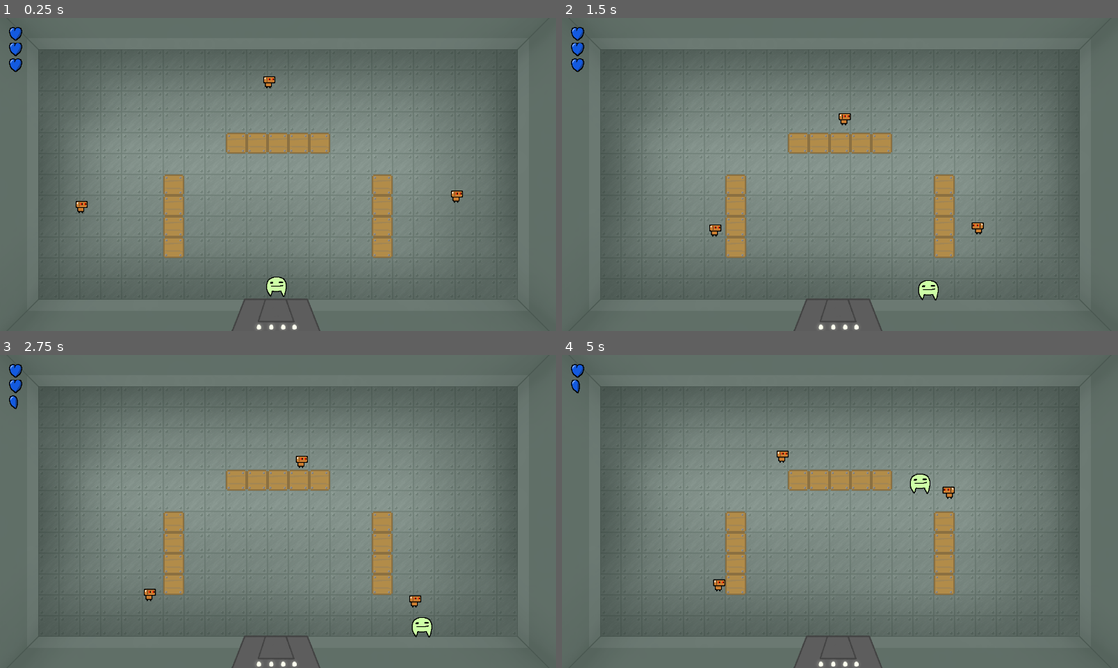
Above: before the commit, frames 1-4 (two rows, left to right).
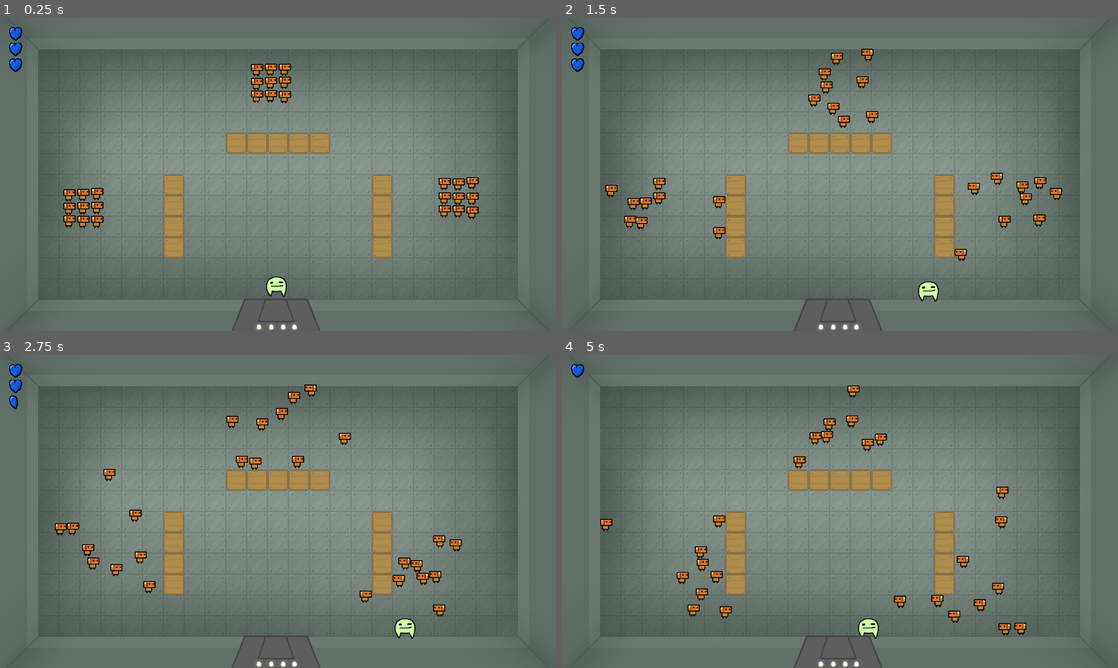
Above: after the commit, the same moments.

Repository: actually-reb/fenrir-2020
Game: Godot game, scene res://scene/Main.tscn
Two runs of this game, one before a commit and one after it. Both use one fixed random seed, a clock stepped at 60 frames per second and the inputs below.
Inputs (mouse positions are in pixels of both pictures, inside the frame that each line leads up to):
- Up to frame 1 (0.25 s): no input
- Up to frame 2 (1.5 s): move the mouse to (962, 158) at 0.52 s; hold D (move_right) 0.53-1.28 s; click (962, 158) at 0.67 s; move the mouse to (728, 190) at 1.27 s; hold S (move_down) from 1.28 s (still down)
- Up to frame 3 (2.75 s): move the mouse to (333, 442) at 2.02 s; release S (move_down) at 2.03 s; hold D (move_right) from 2.03 s (still down)
- Up to frame 4 (5 s): move the mouse to (812, 574) at 2.77 s; release D (move_right) at 2.78 s; hold W (move_up) 2.78-3.53 s; click (812, 574) at 2.92 s; move the mouse to (1006, 558) at 3.52 s; hold A (move_left) from 3.53 s (still down); move the mouse to (673, 464) at 4.27 s

The runs differ from the first frame. In frame 1, 1.9% of the frame differs, in the area x 11-87%, y 14-68%; in frame 2, 2.1%; in frame 3, 2.3%; in frame 4, 2.5%, in the area x 1-84%, y 7-91%.

Commit message:
room work

Diff:
--- a/entity/EnemySpawner.gd
+++ b/entity/EnemySpawner.gd
@@ -4,10 +4,11 @@
 
 func _ready():
 	var global = get_node("/root/Global")
-	spawn_tiny_robots(min(global.current_floor, 16))
+	#spawn_tiny_robots(min(global.current_floor, 16))
+	spawn_tiny_robots(9)
 
 func spawn_tiny_robots(num):
-	var space = 40
+	var space = 32
 	var width = ceil(sqrt(num)) * space
 	var x = -width / 2
 	var y = -width / 2
--- a/entity/EnemySpawner.tscn
+++ b/entity/EnemySpawner.tscn
@@ -4,3 +4,6 @@
 
 [node name="EnemySpawner" type="Position2D"]
 script = ExtResource( 1 )
+__meta__ = {
+"_gizmo_extents_": 48.0
+}
--- a/entity/MeleeAttack.gd
+++ b/entity/MeleeAttack.gd
@@ -17,4 +17,4 @@
 
 func _on_MeleeAttack_body_entered(body):
 	if body.is_in_group("enemy") and body.has_method("damage"):
-		body.damage(1, direction * 500)
+		body.damage(1, direction * 575)
--- a/entity/Player.tscn
+++ b/entity/Player.tscn
@@ -5,7 +5,7 @@
 [ext_resource path="res://sfx/woosh_sound001.wav" type="AudioStream" id=3]
 
 [sub_resource type="RectangleShape2D" id=1]
-extents = Vector2( 21.7398, 21.4688 )
+extents = Vector2( 16.1027, 18.2602 )
 
 [node name="Player" type="KinematicBody2D" groups=[
 "player",
@@ -16,7 +16,7 @@
 texture = ExtResource( 2 )
 
 [node name="CollisionShape2D" type="CollisionShape2D" parent="."]
-position = Vector2( 0.314987, -2.00272e-05 )
+position = Vector2( 0.502273, 0.936423 )
 shape = SubResource( 1 )
 
 [node name="InvulnTimer" type="Timer" parent="."]
--- a/floors/BaseFloor.tscn
+++ b/floors/BaseFloor.tscn
@@ -3,16 +3,16 @@
 [ext_resource path="res://sprite/floor.png" type="Texture" id=1]
 
 [sub_resource type="RectangleShape2D" id=1]
-extents = Vector2( 568.052, 23.6911 )
+extents = Vector2( 568.052, 144 )
 
 [sub_resource type="RectangleShape2D" id=2]
-extents = Vector2( 21.4123, 318.899 )
+extents = Vector2( 168, 600 )
 
 [sub_resource type="RectangleShape2D" id=3]
-extents = Vector2( 587.133, 23.6911 )
+extents = Vector2( 587.133, 168 )
 
 [sub_resource type="RectangleShape2D" id=4]
-extents = Vector2( 24.7797, 289.715 )
+extents = Vector2( 168, 600 )
 
 [node name="BaseFloor" type="Node2D"]
 z_index = -5
@@ -27,17 +27,17 @@
 centered = false
 
 [node name="CollisionShape2D" type="CollisionShape2D" parent="Floor"]
-position = Vector2( 645.416, 48.2659 )
+position = Vector2( 640, -72 )
 shape = SubResource( 1 )
 
 [node name="CollisionShape2D2" type="CollisionShape2D" parent="Floor"]
-position = Vector2( 66.2253, 363.678 )
+position = Vector2( -80, 384 )
 shape = SubResource( 2 )
 
 [node name="CollisionShape2D3" type="CollisionShape2D" parent="Floor"]
-position = Vector2( 644.293, 671.232 )
+position = Vector2( 640, 816 )
 shape = SubResource( 3 )
 
 [node name="CollisionShape2D4" type="CollisionShape2D" parent="Floor"]
-position = Vector2( 1216.75, 359.188 )
+position = Vector2( 1360, 384 )
 shape = SubResource( 4 )
--- /dev/null
+++ b/floors/designs/Floor2.tscn
@@ -0,0 +1,85 @@
+[gd_scene load_steps=4 format=2]
+
+[ext_resource path="res://entity/EnemySpawner.tscn" type="PackedScene" id=1]
+[ext_resource path="res://entity/Box.tscn" type="PackedScene" id=2]
+[ext_resource path="res://floors/BaseFloor.tscn" type="PackedScene" id=3]
+
+[node name="BaseFloor" instance=ExtResource( 3 )]
+
+[node name="Box" parent="." index="1" instance=ExtResource( 2 )]
+position = Vector2( 304, 240 )
+
+[node name="Box5" parent="." index="2" instance=ExtResource( 2 )]
+position = Vector2( 256, 240 )
+
+[node name="Box21" parent="." index="3" instance=ExtResource( 2 )]
+position = Vector2( 256, 432 )
+
+[node name="Box22" parent="." index="4" instance=ExtResource( 2 )]
+position = Vector2( 1024, 240 )
+
+[node name="Box23" parent="." index="5" instance=ExtResource( 2 )]
+position = Vector2( 1024, 432 )
+
+[node name="Box2" parent="." index="6" instance=ExtResource( 2 )]
+position = Vector2( 304, 432 )
+
+[node name="Box3" parent="." index="7" instance=ExtResource( 2 )]
+position = Vector2( 448, 480 )
+
+[node name="Box4" parent="." index="8" instance=ExtResource( 2 )]
+position = Vector2( 448, 192 )
+
+[node name="Box6" parent="." index="9" instance=ExtResource( 2 )]
+position = Vector2( 640, 432 )
+
+[node name="Box11" parent="." index="10" instance=ExtResource( 2 )]
+position = Vector2( 496, 480 )
+
+[node name="Box12" parent="." index="11" instance=ExtResource( 2 )]
+position = Vector2( 496, 192 )
+
+[node name="Box13" parent="." index="12" instance=ExtResource( 2 )]
+position = Vector2( 784, 192 )
+
+[node name="Box14" parent="." index="13" instance=ExtResource( 2 )]
+position = Vector2( 784, 480 )
+
+[node name="Box7" parent="." index="14" instance=ExtResource( 2 )]
+position = Vector2( 832, 480 )
+
+[node name="Box8" parent="." index="15" instance=ExtResource( 2 )]
+position = Vector2( 832, 192 )
+
+[node name="Box9" parent="." index="16" instance=ExtResource( 2 )]
+position = Vector2( 976, 240 )
+
+[node name="Box15" parent="." index="17" instance=ExtResource( 2 )]
+position = Vector2( 1024, 288 )
+
+[node name="Box16" parent="." index="18" instance=ExtResource( 2 )]
+position = Vector2( 1024, 336 )
+
+[node name="Box17" parent="." index="19" instance=ExtResource( 2 )]
+position = Vector2( 1024, 384 )
+
+[node name="Box18" parent="." index="20" instance=ExtResource( 2 )]
+position = Vector2( 256, 288 )
+
+[node name="Box19" parent="." index="21" instance=ExtResource( 2 )]
+position = Vector2( 256, 336 )
+
+[node name="Box20" parent="." index="22" instance=ExtResource( 2 )]
+position = Vector2( 256, 384 )
+
+[node name="Box10" parent="." index="23" instance=ExtResource( 2 )]
+position = Vector2( 976, 432 )
+
+[node name="EnemySpawner" parent="." index="24" instance=ExtResource( 1 )]
+position = Vector2( 208, 192 )
+
+[node name="EnemySpawner2" parent="." index="25" instance=ExtResource( 1 )]
+position = Vector2( 1072, 192 )
+
+[node name="EnemySpawner3" parent="." index="26" instance=ExtResource( 1 )]
+position = Vector2( 640, 192 )
--- /dev/null
+++ b/floors/designs/Floor3.tscn
@@ -0,0 +1,24 @@
+[gd_scene load_steps=4 format=2]
+
+[ext_resource path="res://entity/EnemySpawner.tscn" type="PackedScene" id=1]
+[ext_resource path="res://entity/Box.tscn" type="PackedScene" id=2]
+[ext_resource path="res://floors/BaseFloor.tscn" type="PackedScene" id=3]
+
+[node name="BaseFloor" instance=ExtResource( 3 )]
+
+[node name="Box" parent="." index="1" instance=ExtResource( 2 )]
+position = Vector2( 376, 360 )
+scale = Vector2( 6, 6 )
+
+[node name="Box2" parent="." index="2" instance=ExtResource( 2 )]
+position = Vector2( 904, 360 )
+scale = Vector2( 6, 6 )
+
+[node name="EnemySpawner" parent="." index="3" instance=ExtResource( 1 )]
+position = Vector2( 160, 312 )
+
+[node name="EnemySpawner3" parent="." index="4" instance=ExtResource( 1 )]
+position = Vector2( 640, 168 )
+
+[node name="EnemySpawner2" parent="." index="5" instance=ExtResource( 1 )]
+position = Vector2( 1120, 312 )
--- /dev/null
+++ b/floors/designs/Floor4.tscn
@@ -0,0 +1,79 @@
+[gd_scene load_steps=4 format=2]
+
+[ext_resource path="res://entity/EnemySpawner.tscn" type="PackedScene" id=1]
+[ext_resource path="res://entity/Box.tscn" type="PackedScene" id=2]
+[ext_resource path="res://floors/BaseFloor.tscn" type="PackedScene" id=3]
+
+[node name="BaseFloor" instance=ExtResource( 3 )]
+
+[node name="Box" parent="." index="1" instance=ExtResource( 2 )]
+position = Vector2( 352, 96 )
+
+[node name="Box2" parent="." index="2" instance=ExtResource( 2 )]
+position = Vector2( 352, 144 )
+
+[node name="Box3" parent="." index="3" instance=ExtResource( 2 )]
+position = Vector2( 352, 192 )
+
+[node name="Box4" parent="." index="4" instance=ExtResource( 2 )]
+position = Vector2( 352, 240 )
+
+[node name="Box5" parent="." index="5" instance=ExtResource( 2 )]
+position = Vector2( 352, 288 )
+
+[node name="Box6" parent="." index="6" instance=ExtResource( 2 )]
+position = Vector2( 352, 432 )
+
+[node name="Box7" parent="." index="7" instance=ExtResource( 2 )]
+position = Vector2( 352, 480 )
+
+[node name="Box8" parent="." index="8" instance=ExtResource( 2 )]
+position = Vector2( 352, 528 )
+
+[node name="Box9" parent="." index="9" instance=ExtResource( 2 )]
+position = Vector2( 352, 576 )
+
+[node name="Box10" parent="." index="10" instance=ExtResource( 2 )]
+position = Vector2( 352, 624 )
+
+[node name="Box11" parent="." index="11" instance=ExtResource( 2 )]
+position = Vector2( 928, 432 )
+
+[node name="Box12" parent="." index="12" instance=ExtResource( 2 )]
+position = Vector2( 928, 480 )
+
+[node name="Box13" parent="." index="13" instance=ExtResource( 2 )]
+position = Vector2( 928, 528 )
+
+[node name="Box14" parent="." index="14" instance=ExtResource( 2 )]
+position = Vector2( 928, 576 )
+
+[node name="Box15" parent="." index="15" instance=ExtResource( 2 )]
+position = Vector2( 928, 624 )
+
+[node name="Box16" parent="." index="16" instance=ExtResource( 2 )]
+position = Vector2( 928, 96 )
+
+[node name="Box17" parent="." index="17" instance=ExtResource( 2 )]
+position = Vector2( 928, 144 )
+
+[node name="Box18" parent="." index="18" instance=ExtResource( 2 )]
+position = Vector2( 928, 192 )
+
+[node name="Box19" parent="." index="19" instance=ExtResource( 2 )]
+position = Vector2( 928, 240 )
+
+[node name="Box20" parent="." index="20" instance=ExtResource( 2 )]
+position = Vector2( 928, 288 )
+
+[node name="EnemySpawner" parent="." index="21" instance=ExtResource( 1 )]
+position = Vector2( 208, 528 )
+
+[node name="EnemySpawner2" parent="." index="22" instance=ExtResource( 1 )]
+position = Vector2( 208, 192 )
+
+[node name="EnemySpawner3" parent="." index="23" instance=ExtResource( 1 )]
+position = Vector2( 1072, 192 )
+
+[node name="EnemySpawner4" parent="." index="24" instance=ExtResource( 1 )]
+position = Vector2( 1072, 528 )
--- /dev/null
+++ b/floors/designs/Floor5.tscn
@@ -0,0 +1,69 @@
+[gd_scene load_steps=4 format=2]
+
+[ext_resource path="res://floors/BaseFloor.tscn" type="PackedScene" id=1]
+[ext_resource path="res://entity/Box.tscn" type="PackedScene" id=2]
+[ext_resource path="res://entity/EnemySpawner.tscn" type="PackedScene" id=3]
+
+[node name="BaseFloor" instance=ExtResource( 1 )]
+
+[node name="Box" parent="." index="1" instance=ExtResource( 2 )]
+position = Vector2( 520, 192 )
+scale = Vector2( 5, 5 )
+
+[node name="Box2" parent="." index="2" instance=ExtResource( 2 )]
+position = Vector2( 760, 192 )
+scale = Vector2( 5, 5 )
+
+[node name="Box3" parent="." index="3" instance=ExtResource( 2 )]
+position = Vector2( 112, 432 )
+
+[node name="Box4" parent="." index="4" instance=ExtResource( 2 )]
+position = Vector2( 160, 432 )
+
+[node name="Box5" parent="." index="5" instance=ExtResource( 2 )]
+position = Vector2( 208, 432 )
+
+[node name="Box6" parent="." index="6" instance=ExtResource( 2 )]
+position = Vector2( 256, 432 )
+
+[node name="Box7" parent="." index="7" instance=ExtResource( 2 )]
+position = Vector2( 304, 432 )
+
+[node name="Box8" parent="." index="8" instance=ExtResource( 2 )]
+position = Vector2( 352, 432 )
+
+[node name="Box9" parent="." index="9" instance=ExtResource( 2 )]
+position = Vector2( 400, 432 )
+
+[node name="Box10" parent="." index="10" instance=ExtResource( 2 )]
+position = Vector2( 880, 432 )
+
+[node name="Box11" parent="." index="11" instance=ExtResource( 2 )]
+position = Vector2( 928, 432 )
+
+[node name="Box12" parent="." index="12" instance=ExtResource( 2 )]
+position = Vector2( 976, 432 )
+
+[node name="Box13" parent="." index="13" instance=ExtResource( 2 )]
+position = Vector2( 1024, 432 )
+
+[node name="Box14" parent="." index="14" instance=ExtResource( 2 )]
+position = Vector2( 1072, 432 )
+
+[node name="Box15" parent="." index="15" instance=ExtResource( 2 )]
+position = Vector2( 1120, 432 )
+
+[node name="Box16" parent="." index="16" instance=ExtResource( 2 )]
+position = Vector2( 1168, 432 )
+
+[node name="EnemySpawner" parent="." index="17" instance=ExtResource( 3 )]
+position = Vector2( 184, 168 )
+
+[node name="EnemySpawner2" parent="." index="18" instance=ExtResource( 3 )]
+position = Vector2( 1096, 168 )
+
+[node name="EnemySpawner3" parent="." index="19" instance=ExtResource( 3 )]
+position = Vector2( 976, 312 )
+
+[node name="EnemySpawner4" parent="." index="20" instance=ExtResource( 3 )]
+position = Vector2( 328, 312 )
--- /dev/null
+++ b/floors/designs/Floor6.tscn
@@ -0,0 +1,70 @@
+[gd_scene load_steps=4 format=2]
+
+[ext_resource path="res://entity/Box.tscn" type="PackedScene" id=1]
+[ext_resource path="res://floors/BaseFloor.tscn" type="PackedScene" id=2]
+[ext_resource path="res://entity/EnemySpawner.tscn" type="PackedScene" id=3]
+
+[node name="BaseFloor" instance=ExtResource( 2 )]
+
+[node name="EnemySpawner" parent="." index="1" instance=ExtResource( 3 )]
+position = Vector2( 472, 216 )
+
+[node name="EnemySpawner3" parent="." index="2" instance=ExtResource( 3 )]
+position = Vector2( 208, 312 )
+
+[node name="EnemySpawner2" parent="." index="3" instance=ExtResource( 3 )]
+position = Vector2( 808, 216 )
+
+[node name="Box" parent="." index="4" instance=ExtResource( 1 )]
+position = Vector2( 640, 240 )
+
+[node name="Box2" parent="." index="5" instance=ExtResource( 1 )]
+position = Vector2( 640, 288 )
+
+[node name="Box3" parent="." index="6" instance=ExtResource( 1 )]
+position = Vector2( 640, 336 )
+
+[node name="Box4" parent="." index="7" instance=ExtResource( 1 )]
+position = Vector2( 640, 384 )
+
+[node name="Box5" parent="." index="8" instance=ExtResource( 1 )]
+position = Vector2( 640, 432 )
+
+[node name="Box6" parent="." index="9" instance=ExtResource( 1 )]
+position = Vector2( 640, 480 )
+
+[node name="Box7" parent="." index="10" instance=ExtResource( 1 )]
+position = Vector2( 592, 360 )
+
+[node name="Box8" parent="." index="11" instance=ExtResource( 1 )]
+position = Vector2( 544, 360 )
+
+[node name="Box9" parent="." index="12" instance=ExtResource( 1 )]
+position = Vector2( 496, 360 )
+
+[node name="Box10" parent="." index="13" instance=ExtResource( 1 )]
+position = Vector2( 448, 360 )
+
+[node name="Box11" parent="." index="14" instance=ExtResource( 1 )]
+position = Vector2( 400, 360 )
+
+[node name="Box12" parent="." index="15" instance=ExtResource( 1 )]
+position = Vector2( 352, 360 )
+
+[node name="Box13" parent="." index="16" instance=ExtResource( 1 )]
+position = Vector2( 928, 360 )
+
+[node name="Box14" parent="." index="17" instance=ExtResource( 1 )]
+position = Vector2( 880, 360 )
+
+[node name="Box15" parent="." index="18" instance=ExtResource( 1 )]
+position = Vector2( 832, 360 )
+
+[node name="Box16" parent="." index="19" instance=ExtResource( 1 )]
+position = Vector2( 784, 360 )
+
+[node name="Box17" parent="." index="20" instance=ExtResource( 1 )]
+position = Vector2( 736, 360 )
+
+[node name="Box18" parent="." index="21" instance=ExtResource( 1 )]
+position = Vector2( 688, 360 )
--- a/scene/Game.gd
+++ b/scene/Game.gd
@@ -20,7 +20,11 @@
 				print(file_name)
 			file_name = dir.get_next()
 
-	$Room.load_floor(floors[0])
+	randomize()
+	$Room.load_floor(random_floor())
+
+func random_floor():
+	return floors[randi() % floors.size()]
 
 func _process(delta):
 	if player:
--- a/scene/Game.tscn
+++ b/scene/Game.tscn
@@ -15,3 +15,4 @@
 
 [node name="AudioStreamPlayer" type="AudioStreamPlayer" parent="."]
 stream = ExtResource( 3 )
+autoplay = true
--- a/scene/Room.gd
+++ b/scene/Room.gd
@@ -19,3 +19,6 @@
 	enemy_count -= 1
 	if enemy_count <= 0:
 		elevator.open()
+
+func _on_Elevator_elevator_entered():
+	pass # Replace with function body.
--- a/scene/Room.tscn
+++ b/scene/Room.tscn
@@ -27,3 +27,4 @@
 
 [node name="Elevator" parent="." instance=ExtResource( 5 )]
 position = Vector2( 636.018, 679.944 )
+[connection signal="elevator_entered" from="Elevator" to="." method="_on_Elevator_elevator_entered"]
Not shown, added: sprite/obj_player_down.png.import
Not shown, added: sprite/obj_player_left.png.import
Not shown, added: sprite/obj_player_left_2.png.import
Not shown, added: sprite/obj_player_right.png.import
Not shown, added: sprite/obj_player_right_2.png.import
Not shown, added: sprite/obj_player_up(real).png.import
